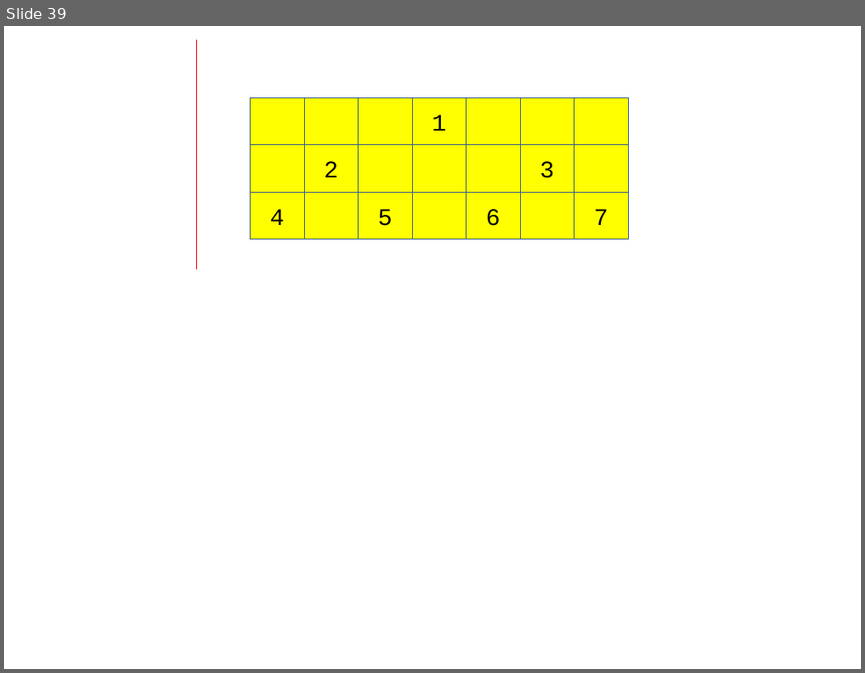
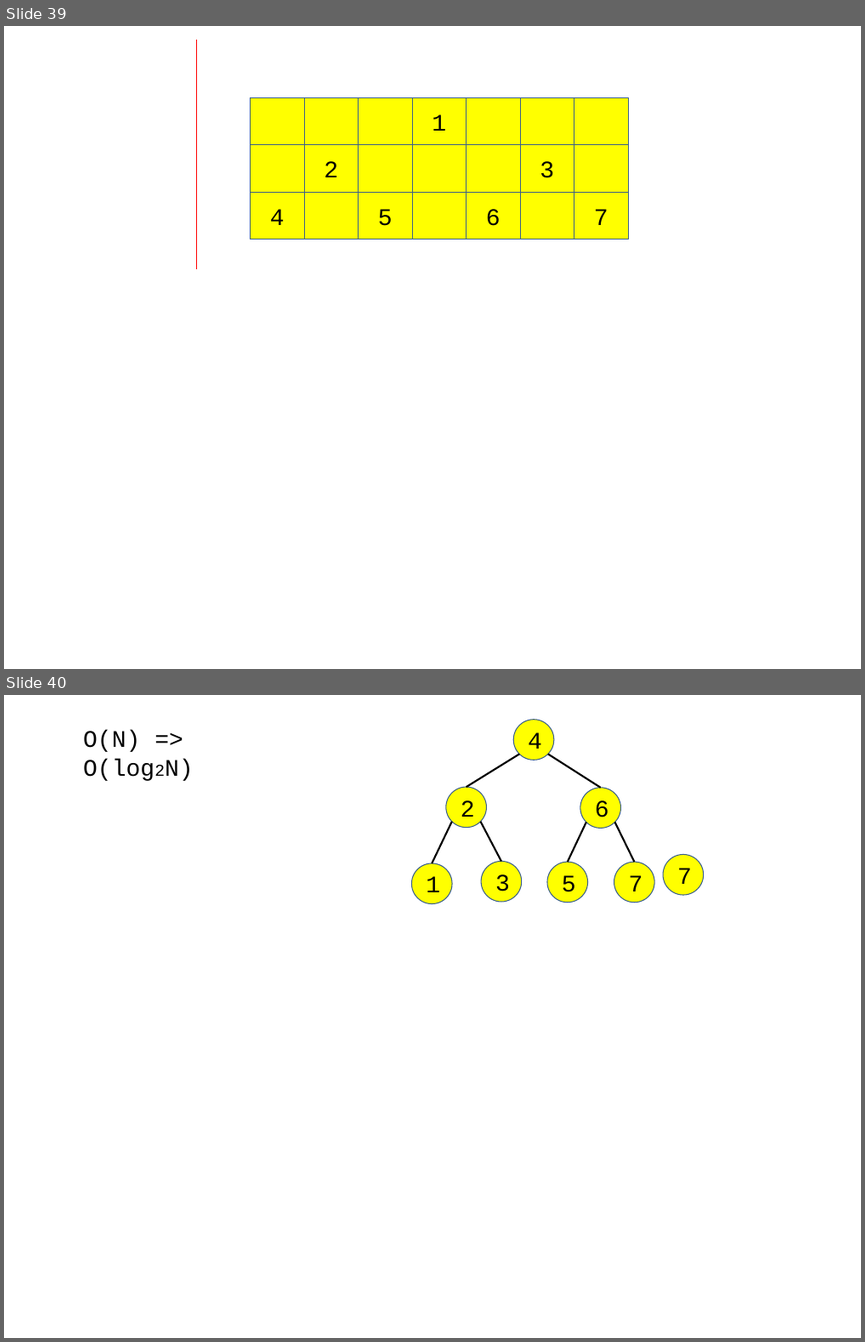
Before and after one commit to chisun-joung/osdsalgo_c, a slide deck: 02_day.pptx. Shown one above the other, each under a label of ours: slide 39 before the commit, slides 39 and 40 after it. The pictures are 865x673 and 865x1342 pixels, drawn with LibreOffice and Linux fonts; fonts in the diff are those of the drawing. Boxes give left, top, right and bottom in pixels: in the first picture for what was removed or moved away, otherwise in the second. Text is boxed around its words. In the diff, an @@ line names an element or a change of style, - is before the commit and + after.

```diff
--- a/02_day.pptx
+++ b/02_day.pptx
@@ slide 40 added at bbox=[4, 695, 861, 1338], background #FFFFFF @@
@@ ellipse added at bbox=[513, 720, 553, 760], fill #FFFF00, outline #3A5F8C 0.75 pt, 20 pt, text #000000 @@
+4
@@ text added at bbox=[83, 730, 154, 781], 20 pt, text #000000 @@
+O(N) => O(log2N)
@@ line added from (519, 755) to (466, 787), #000000 1.5 pt @@
@@ line added from (601, 788) to (548, 755), #000000 1.5 pt @@
@@ ellipse added at bbox=[446, 787, 487, 827], fill #FFFF00, outline #3A5F8C 0.75 pt, 20 pt, text #000000 @@
+2
@@ ellipse added at bbox=[580, 788, 621, 828], fill #FFFF00, outline #3A5F8C 0.75 pt, 20 pt, text #000000 @@
+6
@@ line added from (452, 822) to (432, 863), #000000 1.5 pt @@
@@ line added from (480, 822) to (501, 862), #000000 1.5 pt @@
@@ line added from (585, 822) to (568, 862), #000000 1.5 pt @@
@@ line added from (615, 822) to (635, 862), #000000 1.5 pt @@
@@ ellipse added at bbox=[412, 863, 452, 903], fill #FFFF00, outline #3A5F8C 0.75 pt, 20 pt, text #000000 @@
+1
@@ ellipse added at bbox=[481, 862, 522, 902], fill #FFFF00, outline #3A5F8C 0.75 pt, 20 pt, text #000000 @@
+3
@@ ellipse added at bbox=[547, 862, 587, 902], fill #FFFF00, outline #3A5F8C 0.75 pt, 20 pt, text #000000 @@
+5
@@ ellipse added at bbox=[614, 862, 654, 902], fill #FFFF00, outline #3A5F8C 0.75 pt, 20 pt, text #000000 @@
+7
@@ ellipse added at bbox=[663, 854, 704, 895], fill #FFFF00, outline #3A5F8C 0.75 pt, 20 pt, text #000000 @@
+7
```
Also in this commit, not shown: 5 other slides added, 3 other files.
